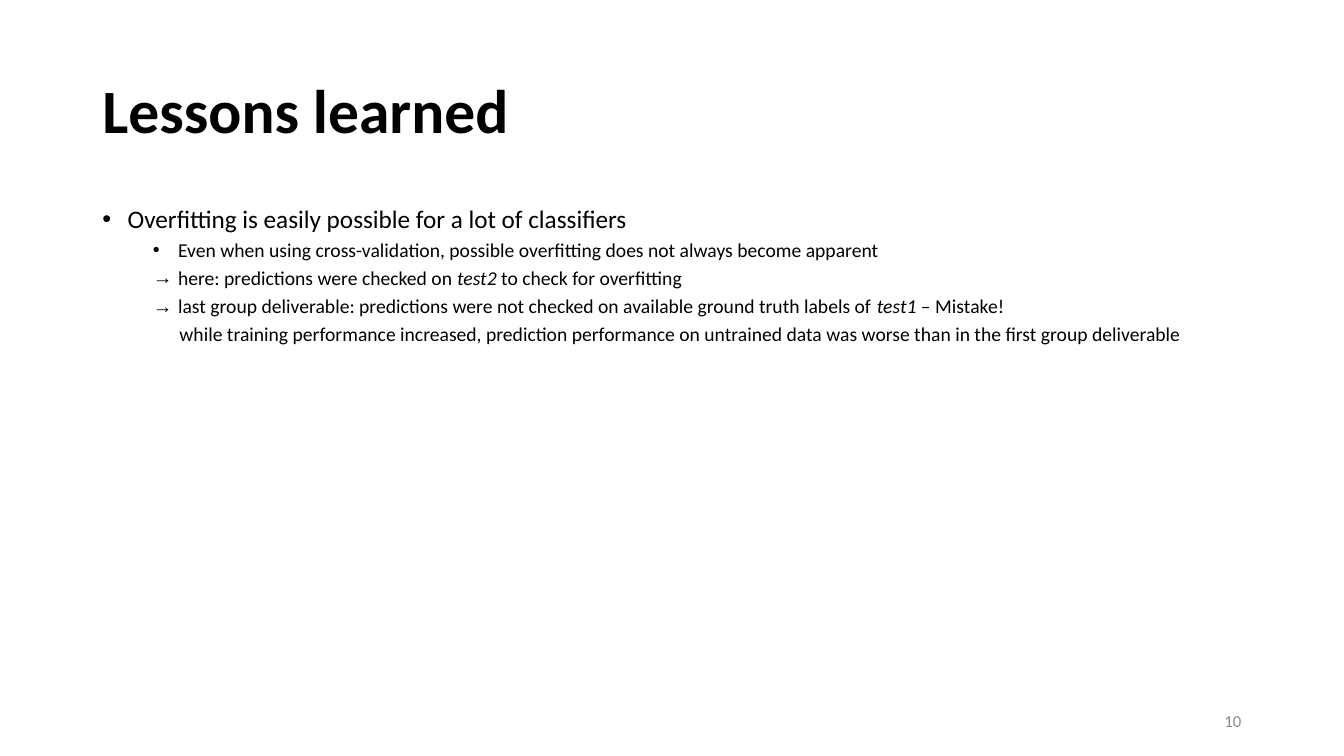
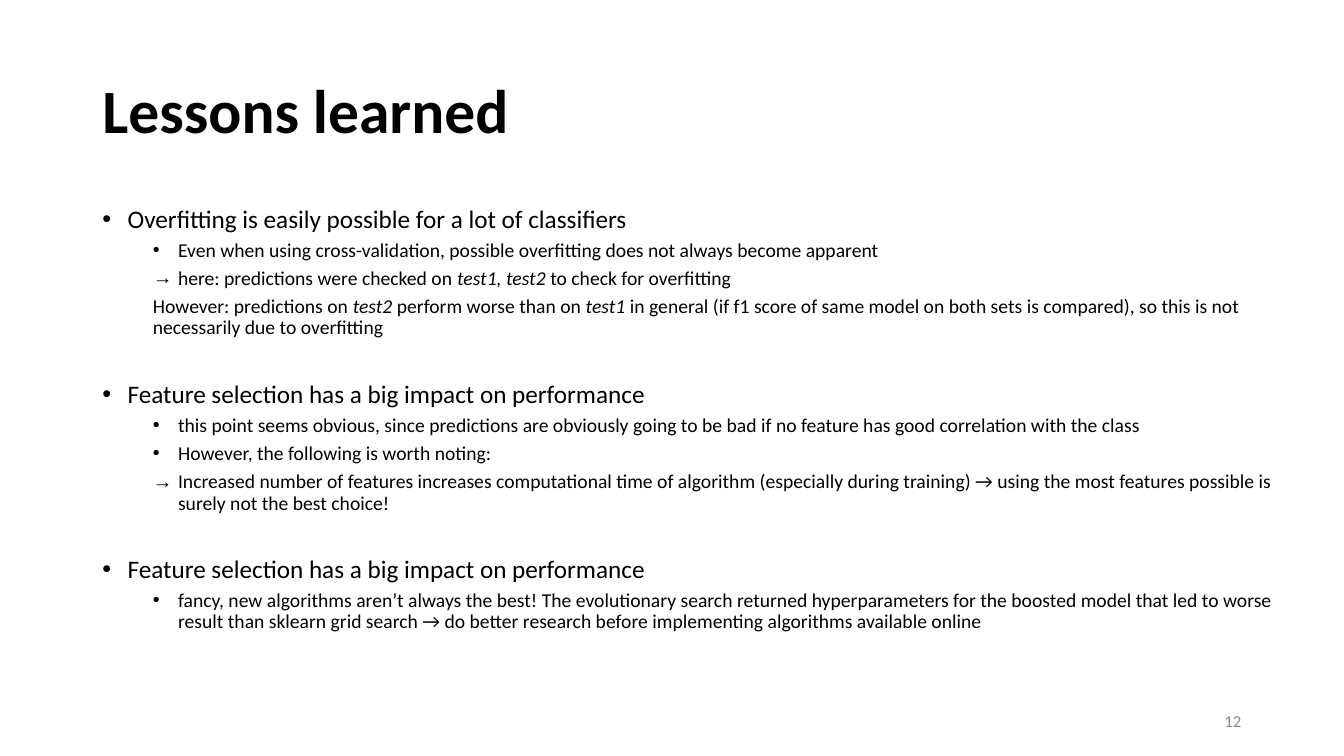
Before and after one commit to sirojc/cs349-amazon-product-evaluation-cnn, a slide deck: slide 12 of slides/presentation_JC.pptx (slide 10 before the commit). Drawn at 1344x756 pixels with LibreOffice and Linux fonts; fonts in the diff are those of the drawing. Boxes give left, top, right and bottom in pixels: in the first picture for what was removed or moved away, otherwise in the second. Text is boxed around its words. In the diff, an @@ line names an element or a change of style, - is before the commit and + after.

Commit message:
PPT, overfitting check, old ab model best

```diff
--- a/slides/presentation_JC.pptx
+++ b/slides/presentation_JC.pptx
@@ text at box(128, 271, 1271, 632): text changed @@
-  → here: predictions were checked on test2 to check for overfitting
-  → last group deliverable: predictions were not checked on available ground truth labels of test1 – Mistake!
-  while training performance increased, prediction performance on untrained data was worse than in the first group deliverable
+  → here: predictions were checked on test1, test2 to check for overfitting
+  However: predictions on test2 perform worse than on test1 in general (if f1 score of same model on both sets is compared), so this is not necessarily due to overfitting
+• Feature selection has a big impact on performance
+  • this point seems obvious, since predictions are obviously going to be bad if no feature has good correlation with the class
+  • However, the following is worth noting:
+  → Increased number of features increases computational time of algorithm (especially during training) → using the most features possible is surely not the best choice!
+• Feature selection has a big impact on performance
+  • fancy, new algorithms aren’t always the best! The evolutionary search returned hyperparameters for the boosted model that led to worse result than sklearn grid search → do better research before implementing algorithms available online
@@ page number at box(1224, 716, 1241, 727): text changed @@
-10
+12
```
Also in this commit, not shown: 7 other slides changed, 3 slides added, 12 other files.
